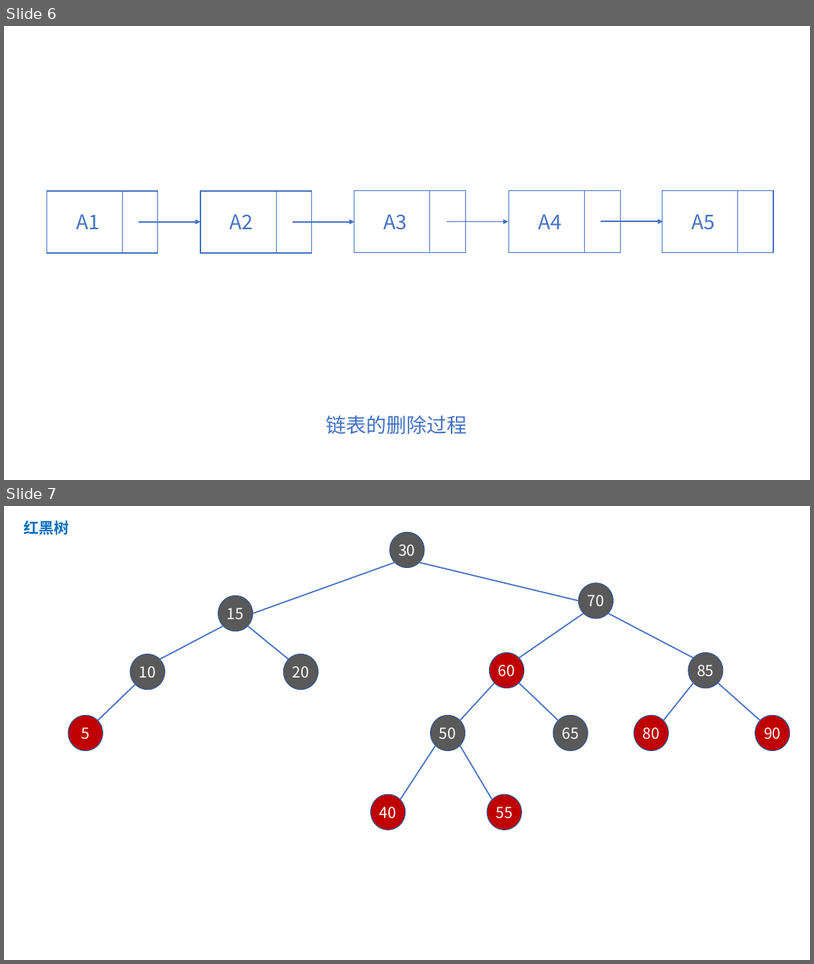
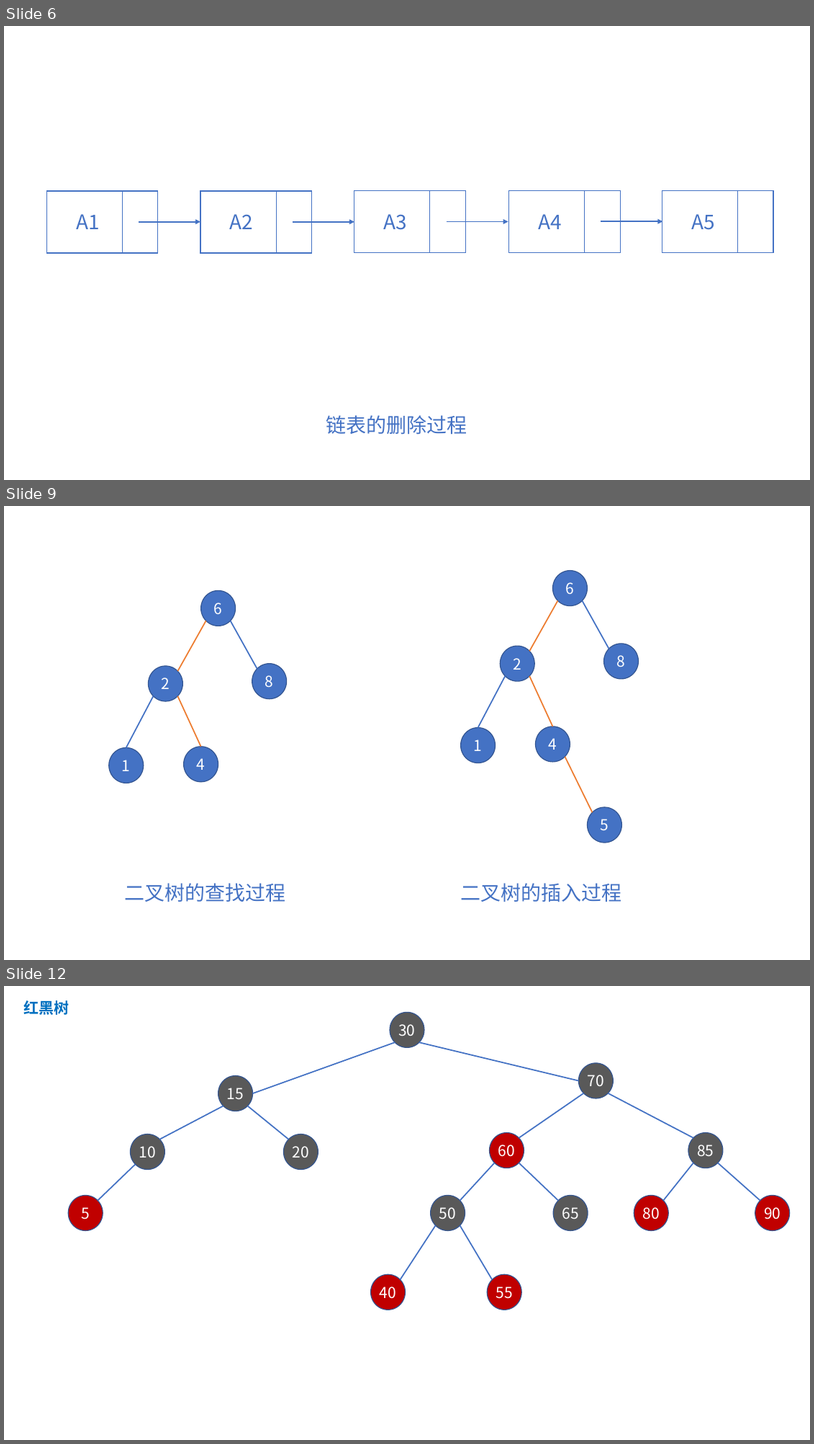
Before and after one commit to online-books/Data-Structures-and-Algorithm-Analysis-in-TS, a slide deck: Assets/visualization.pptx. Shown one above the other, each under a label of ours: slides 6 and 7 before the commit, slides 6, 9 and 12 after it; the slides between them are not shown. The pictures are 814x964 and 814x1444 pixels, drawn with LibreOffice and Linux fonts; fonts in the diff are those of the drawing. Boxes give left, top, right and bottom in pixels: in the first picture for what was removed or moved away, otherwise in the second. Text is boxed around its words. In the diff, an @@ line names an element or a change of style, - is before the commit and + after.

```diff
--- a/Assets/visualization.pptx
+++ b/Assets/visualization.pptx
@@ slide 9 added at <box>4,506,810,960</box>, background #FFFFFF @@
@@ ellipse added at <box>201,591,236,626</box>, fill #4472C4, outline #325491 1 pt, 18 pt, text #FFFFFF @@
+6
@@ ellipse added at <box>553,571,588,606</box>, fill #4472C4, outline #325491 1 pt, 18 pt, text #FFFFFF @@
+6
@@ line added from (558, 600) to (530, 651), #ED7D31 1.5 pt @@
@@ line added from (582, 600) to (610, 649), #4472C4 1.5 pt @@
@@ line added from (206, 621) to (178, 671), #ED7D31 1.5 pt @@
@@ line added from (231, 621) to (257, 669), #4472C4 1.5 pt @@
@@ ellipse added at <box>501,646,535,681</box>, fill #4472C4, outline #325491 1 pt, 18 pt, text #FFFFFF @@
+2
@@ ellipse added at <box>604,644,638,678</box>, fill #4472C4, outline #325491 1 pt, 18 pt, text #FFFFFF @@
+8
@@ ellipse added at <box>149,666,183,701</box>, fill #4472C4, outline #325491 1 pt, 18 pt, text #FFFFFF @@
+2
@@ ellipse added at <box>252,663,286,698</box>, fill #4472C4, outline #325491 1 pt, 18 pt, text #FFFFFF @@
+8
@@ line added from (506, 676) to (478, 728), #4472C4 1.5 pt @@
@@ line added from (530, 676) to (553, 726), #ED7D31 1.5 pt @@
@@ line added from (154, 696) to (126, 747), #4472C4 1.5 pt @@
@@ line added from (178, 696) to (201, 746), #ED7D31 1.5 pt @@
@@ ellipse added at <box>460,728,495,762</box>, fill #4472C4, outline #325491 1 pt, 18 pt, text #FFFFFF @@
+1
@@ ellipse added at <box>536,726,570,762</box>, fill #4472C4, outline #325491 1 pt, 18 pt, text #FFFFFF @@
+4
@@ ellipse added at <box>108,747,143,782</box>, fill #4472C4, outline #325491 1 pt, 18 pt, text #FFFFFF @@
+1
@@ ellipse added at <box>184,746,218,781</box>, fill #4472C4, outline #325491 1 pt, 18 pt, text #FFFFFF @@
+4
@@ line added from (566, 757) to (593, 812), #ED7D31 1.5 pt @@
@@ ellipse added at <box>588,807,622,842</box>, fill #4472C4, outline #325491 1 pt, 18 pt, text #FFFFFF @@
+5
@@ text added at <box>124,883,286,902</box>, 24 pt, text #4472C4 @@
+二叉树的查找过程
@@ text added at <box>460,883,622,902</box>, 24 pt, text #4472C4 @@
+二叉树的插入过程
@@ what was slide 7 is now slide 12 @@
```
Also in this commit, not shown: 4 other slides added, 20 other files.
